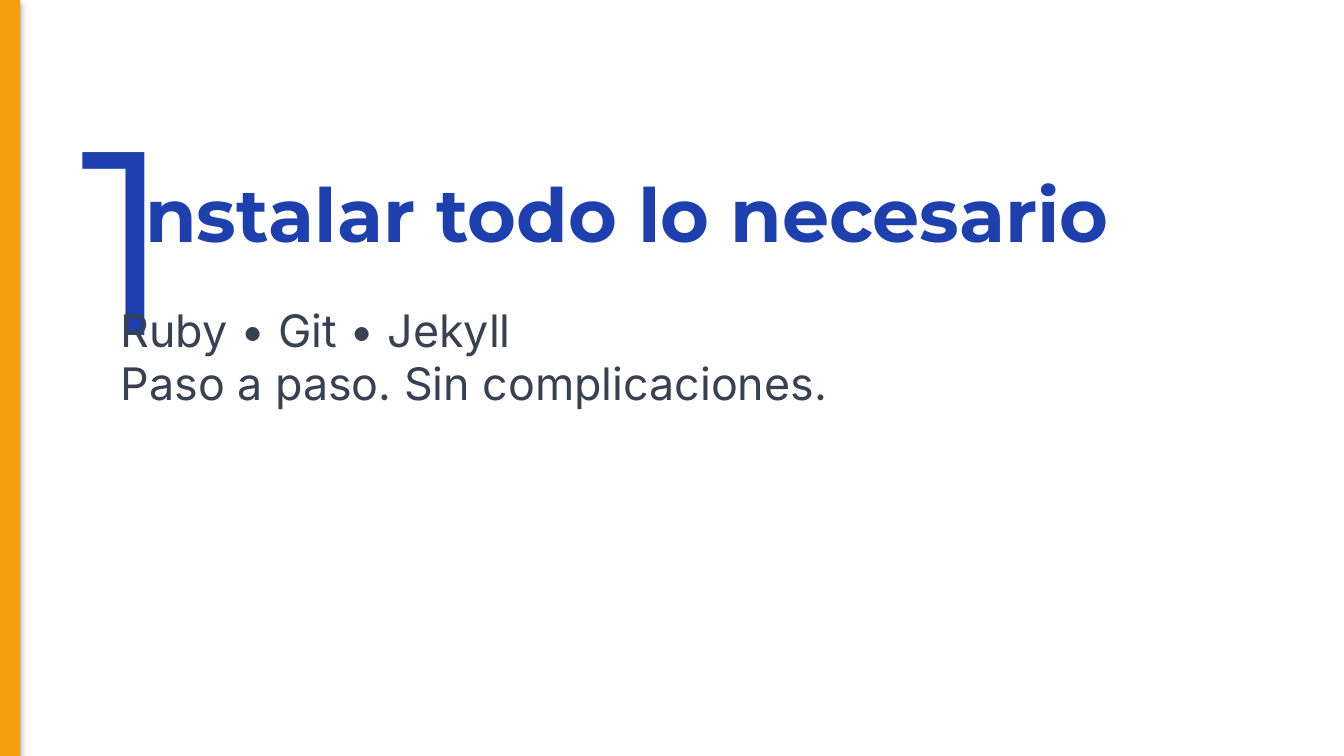
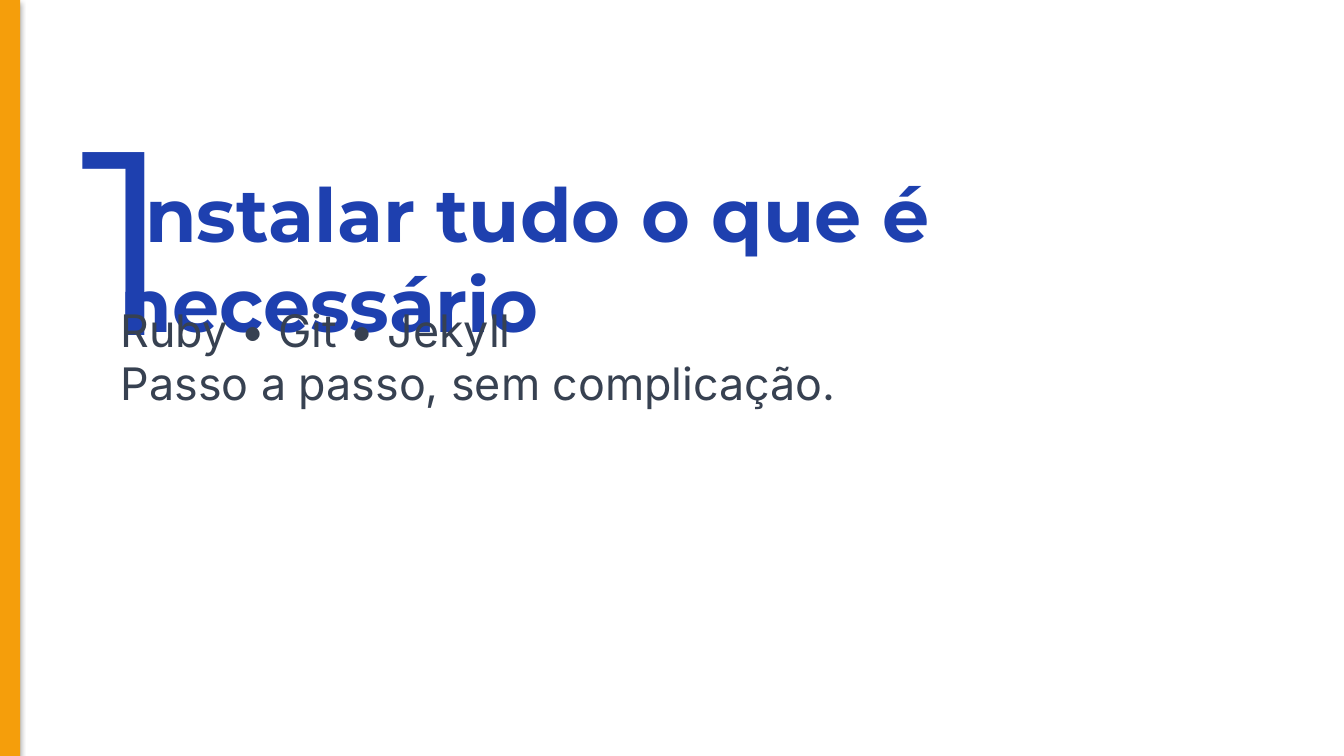
Before and after one commit to marcos-data-engineer/blog, a slide deck: slide 3 of _course_production/M00_Introducao/apresentacao_final.pptx. Drawn at 1344x756 pixels with LibreOffice and Linux fonts; fonts in the diff are those of the drawing. Boxes give left, top, right and bottom in pixels: in the first picture for what was removed or moved away, otherwise in the second. Text is boxed around its words. In the diff, an @@ line names an element or a change of style, - is before the commit and + after.

```diff
--- a/_course_production/M00_Introducao/apresentacao_final.pptx
+++ b/_course_production/M00_Introducao/apresentacao_final.pptx
@@ text at bbox=[121, 170, 930, 349]: text changed @@
-Instalar todo lo necesario
+Instalar tudo o que é necessário
@@ text at bbox=[121, 366, 836, 409]: text changed @@
-Paso a paso. Sin complicaciones.
+Passo a passo, sem complicação.
```
Also in this commit, not shown: 8 other slides changed, 3 slides added, 3 slides removed, 32 other files.
